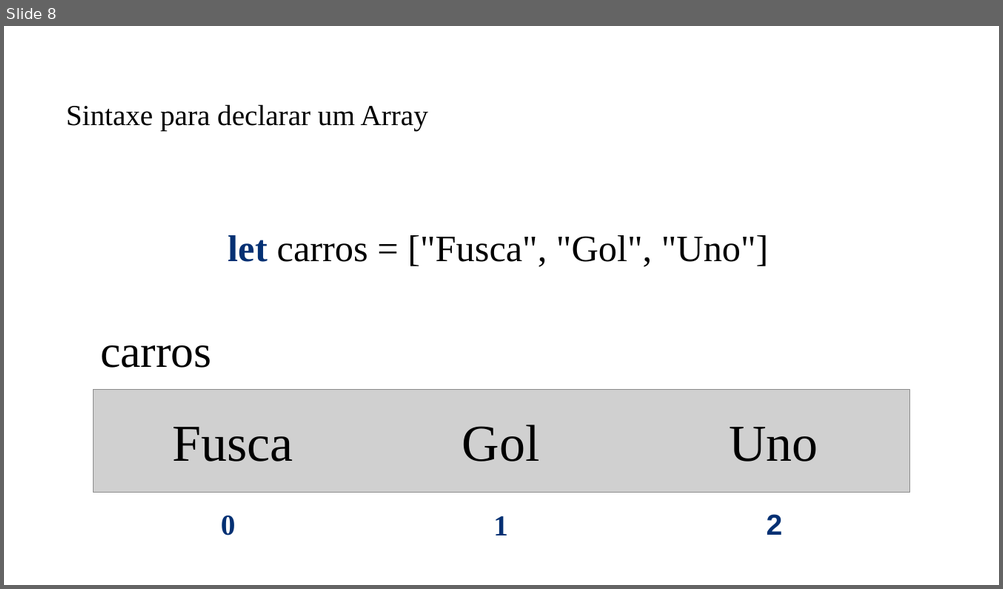
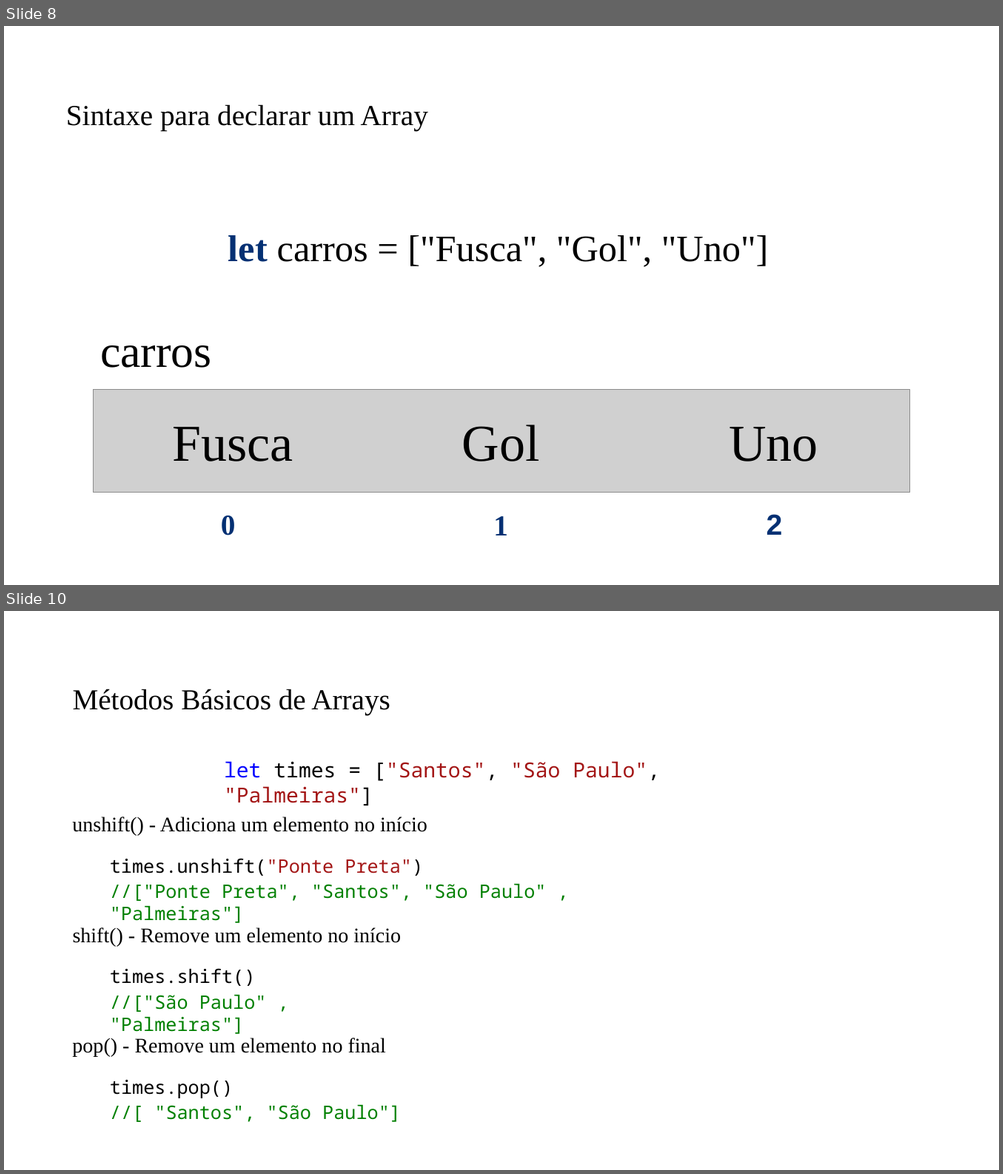
Before and after one commit to PedroMiho/UMC, a slide deck: Lógica e Programação/Módulo 02 - JavaScript/Aula 15 - Arrays e Objetos/Array e Objetos.pptx. Shown one above the other, each under a label of ours: slide 8 before the commit, slides 8 and 10 after it; the slides between them are not shown. The pictures are 1003x589 and 1003x1174 pixels, drawn with LibreOffice and Linux fonts; fonts in the diff are those of the drawing; grey boxes stand for pictures; background and template pictures are left out. Boxes give left, top, right and bottom in pixels: in the first picture for what was removed or moved away, otherwise in the second. Text is boxed around its words. In the diff, an @@ line names an element or a change of style, - is before the commit and + after.

```diff
--- a/Lógica e Programação/Módulo 02 - JavaScript/Aula 15 - Arrays e Objetos/Array e Objetos.pptx
+++ b/Lógica e Programação/Módulo 02 - JavaScript/Aula 15 - Arrays e Objetos/Array e Objetos.pptx
@@ slide 10 added at bbox=[4, 611, 999, 1170], background #FFFFFF @@
@@ title added at bbox=[73, 689, 390, 715], 28 pt, text #000000 @@
+Métodos Básicos de Arrays
@@ text added at bbox=[224, 761, 660, 806], 20 pt, text #A31515 @@
+let times = ["Santos", "São Paulo", "Palmeiras"]
@@ text added at bbox=[72, 817, 427, 836], 20 pt, text #000000 @@
+unshift() - Adiciona um elemento no início
@@ text added at bbox=[110, 858, 546, 901], 18 pt, text #008000 @@
+  times.unshift("Ponte Preta")
+  //["Ponte Preta", "Santos", "São Paulo" , "Palmeiras"]
@@ text added at bbox=[73, 928, 401, 946], 20 pt, text #000000 @@
+shift() - Remove um elemento no início
@@ text added at bbox=[110, 968, 267, 1034], 18 pt, text #008000 @@
+  times.shift()
+  //["São Paulo" , "Palmeiras"]
@@ text added at bbox=[72, 1038, 386, 1057], 20 pt, text #000000 @@
+pop() - Remove um elemento no final
@@ text added at bbox=[110, 1080, 401, 1122], 18 pt, text #008000 @@
+  times.pop()
+  //[ "Santos", "São Paulo"]
```
Also in this commit, not shown: 2 slides changed, 2 other slides added, 1 other file.
